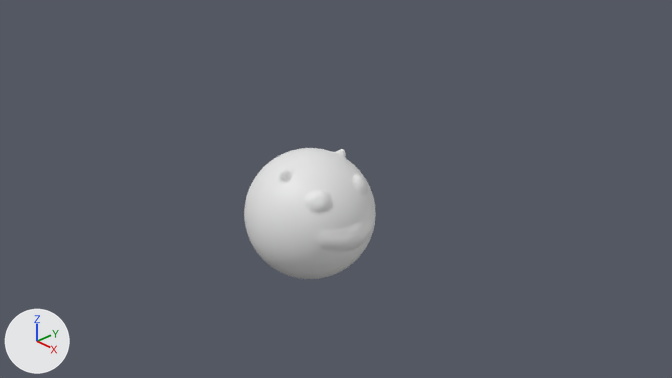
Renders of the Blender file Blender/projects/snakeHead.blend from each side of a commit.
One viewpoint serves both versions: the file's camera 'Camera'. Lighting does not change. The marker at lower left points along +X, +Y and +Z.

The older version as bpy lines, for what is in view:
```python
me_sphere_001 = bpy.data.meshes.new('Sphere.001')
me_sphere_001.from_pydata(...)  # 9902 vertices, 10000 faces; spans x -1.0..1.06, y -1.0..1.0, z -1.0..1.0
ob_sphere = bpy.data.objects.new('Sphere', me_sphere_001)
ob_sphere.location = (0.0, 0.0, 0.0)
```
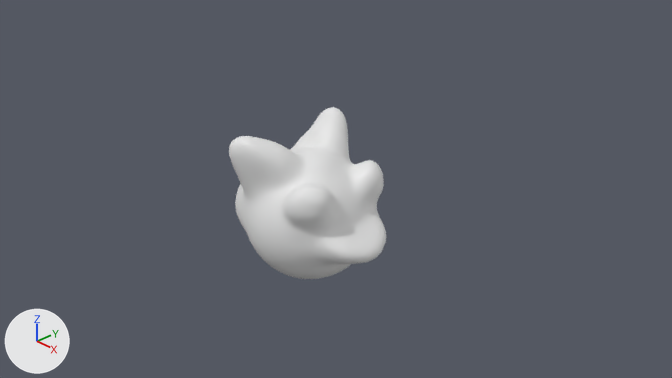
Commit message: corrected snakeHead model

What differs and where, as boxes (x1, y1, x2, y2) in the pictures (672 x 378 px; the box of a moved part takes in the faces that stretch with it):
'Sphere', reshaped (20% wider, 31% taller)
    before: (244, 148, 376, 279)
    after: (229, 107, 387, 279)
part 1 of me_sphere_001, moved or reshaped
    before: (244, 148, 376, 267)
    after: (229, 107, 387, 267)

What the commit changed:
me_sphere_001 is used by ob_sphere; location (0.0, 0.0, 0.0).
me_sphere_001 had 9902 vertices, 10000 faces and spanned x -1.0..1.06, y -1.0..1.0, z -1.0..1.0.
me_sphere_001 now has 9902 vertices, 10000 faces and spans x -1.43..1.37, y -1.03..1.03, z -1.0..1.39.
me_sphere_001 part 1: 5467 of 9902 vertices moved; they spanned x -1.0..1.06, y -0.89..0.89, z -0.88..1.0 and now span x -1.43..1.37, y -1.03..1.03, z -0.88..1.39; mean shift (-0.05, 0.0, 0.06); largest move (-0.3, 0.64, 0.71) -> (-0.53, 0.96, 1.32).
